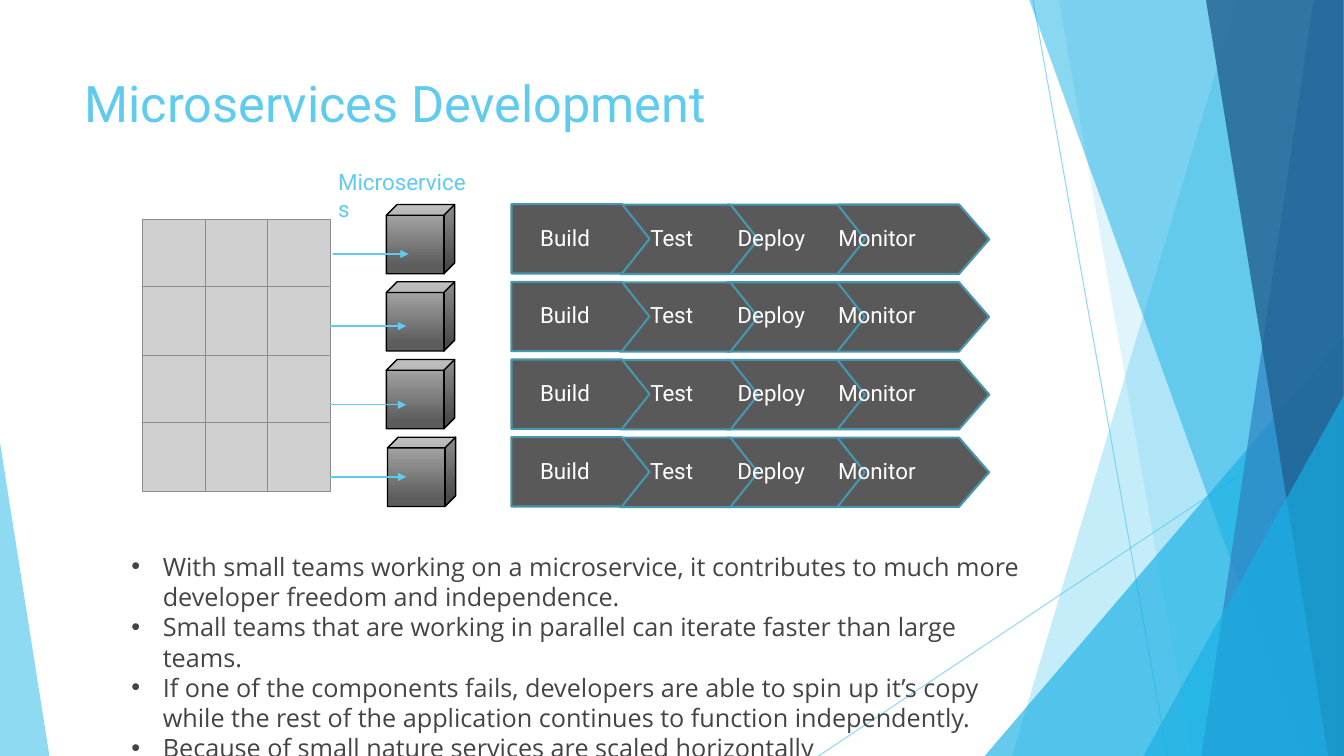
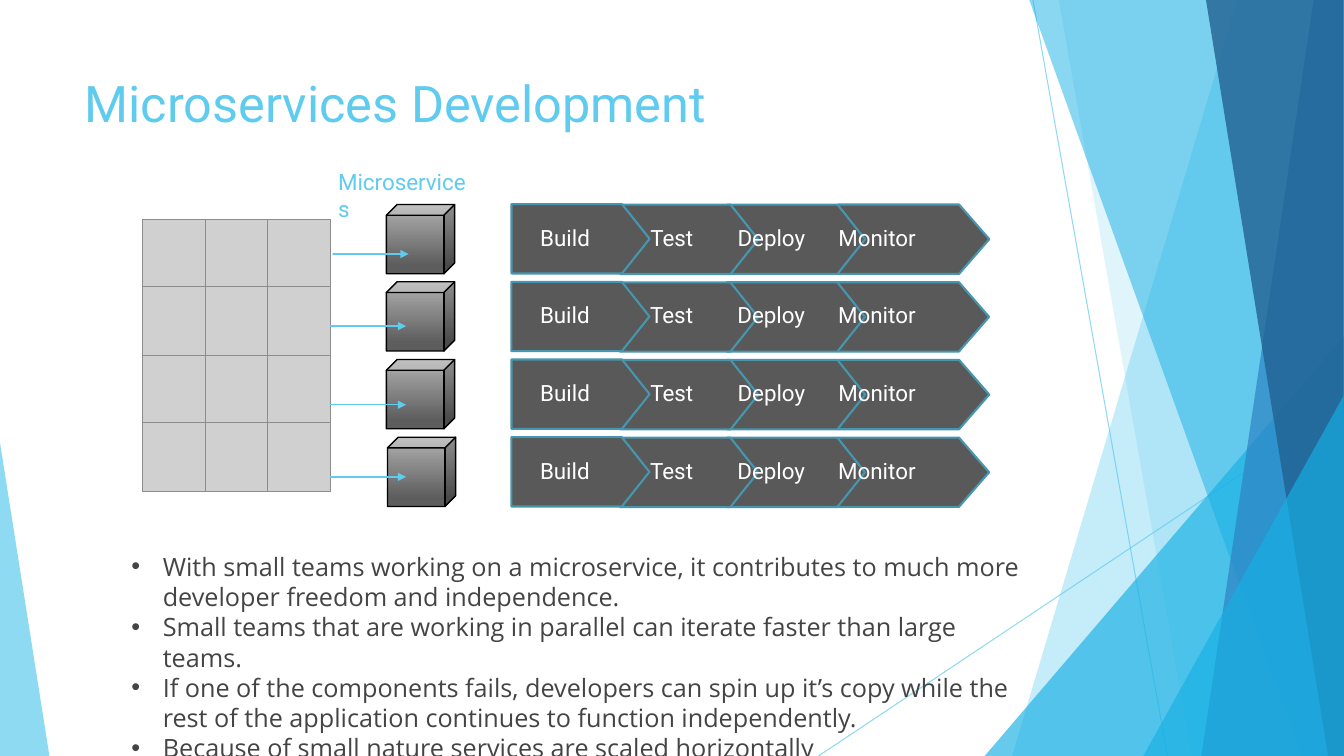
Before and after one commit to vlytsus/springboot-cloud-demo-one, a slide deck: slide 6 of docs/Introduction_To_Microservices_Part_1_monolith.pptx. Drawn at 1344x756 pixels with LibreOffice and Linux fonts; fonts in the diff are those of the drawing; grey boxes stand for pictures. Boxes give left, top, right and bottom in pixels: in the first picture for what was removed or moved away, otherwise in the second. Text is boxed around its words. In the diff, an @@ line names an element or a change of style, - is before the commit and + after.

Commit message:
Updated presentations. More microservices pros & cons

```diff
--- a/docs/Introduction_To_Microservices_Part_1_monolith.pptx
+++ b/docs/Introduction_To_Microservices_Part_1_monolith.pptx
@@ text at <box>163,673,1008,734</box>: text changed @@
-• If one of the components fails, developers are able to spin up it’s copy while the rest of the application continues to function independently.
+• If one of the components fails, developers can spin up it’s copy while the rest of the application continues to function independently.
```
Also in this commit, not shown: 2 other slides changed, 1 slide added, 1 other file.
